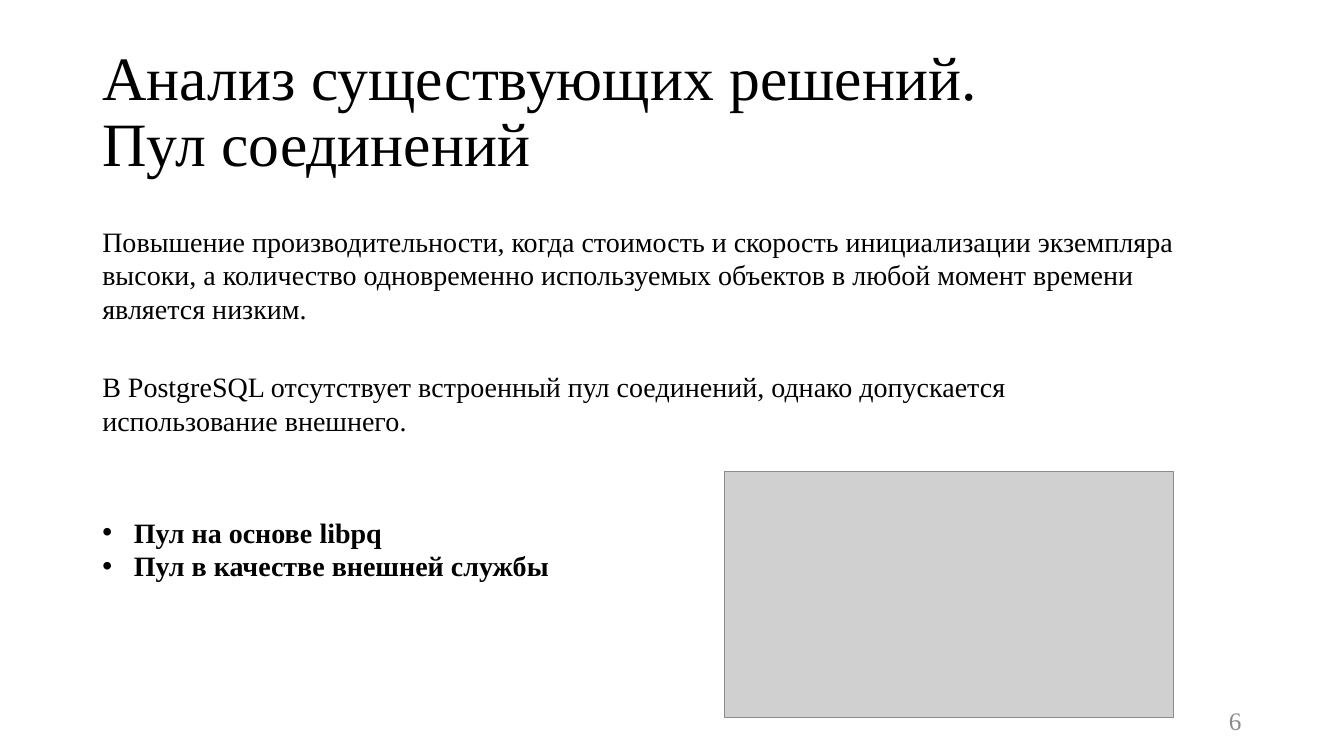
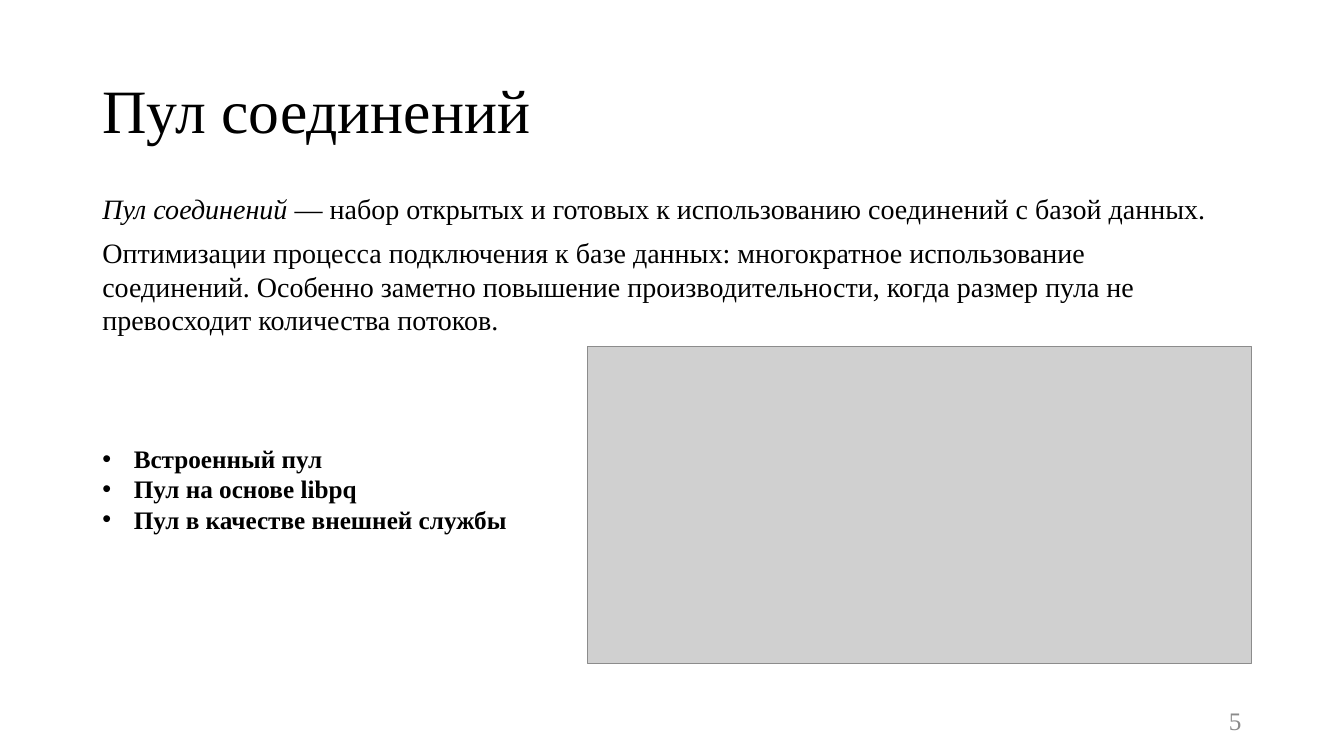
Before and after one commit to platosha-git/Diplom-theory, a slide deck: slide 5 of Презентация.pptx (slide 6 before the commit). Drawn at 1344x756 pixels with LibreOffice and Linux fonts; fonts in the diff are those of the drawing; grey boxes stand for pictures. Boxes give left, top, right and bottom in pixels: in the first picture for what was removed or moved away, otherwise in the second. Text is boxed around its words. In the diff, an @@ line names an element or a change of style, - is before the commit and + after.

```diff
--- a/Презентация.pptx
+++ b/Презентация.pptx
@@ title at (x1=102, y1=91, x2=530, y2=144): text changed @@
-Анализ существующих решений.
-Пул соединений
+Пул соединений
@@ text added at (x1=102, y1=199, x2=1206, y2=224), 20 pt, text #000000 @@
+Пул соединений — набор открытых и готовых к использованию соединений с базой данных.
@@ text removed at (x1=102, y1=233, x2=1173, y2=320) @@
-Повышение производительности, когда стоимость и скорость инициализации экземпляра высоки, а количество одновременно используемых объектов в любой момент времени является низким.
@@ text added at (x1=102, y1=243, x2=1133, y2=336), 20 pt, text #000000 @@
+Оптимизации процесса подключения к базе данных: многократное использование соединений. Особенно заметно повышение производительности, когда размер пула не превосходит количества потоков.
@@ picture added at (x1=588, y1=347, x2=1251, y2=663) @@
@@ text removed at (x1=102, y1=377, x2=1005, y2=432) @@
-В PostgreSQL отсутствует встроенный пул соединений, однако допускается использование внешнего.
@@ text "Встроенный пул" moved from (x1=134, y1=523, x2=549, y2=582) to (x1=134, y1=450, x2=507, y2=535) @@
@@ text at (x1=134, y1=450, x2=323, y2=474): paragraph added @@
+• Встроенный пул
@@ picture removed at (x1=725, y1=472, x2=1174, y2=718) @@
@@ text at (x1=134, y1=480, x2=507, y2=535): size 20 to 18 pt in "Пул на основе libpq", "Пул в качестве внешней службы" @@
@@ page number at (x1=1229, y1=713, x2=1242, y2=730): text changed @@
-6
+5
```
Also in this commit, not shown: 11 other slides changed, 2 slides added, 4 slides removed, 20 other files.
